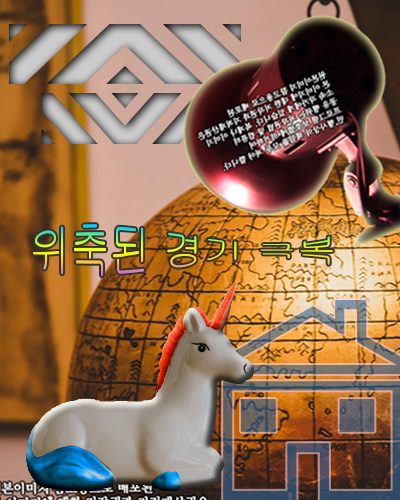
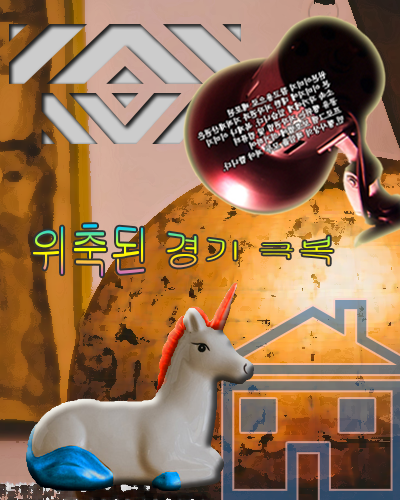
Revision of a layered (400, 500) image; what changed, layer by layer:
painted on "배경" over (0, 0, 400, 500)
